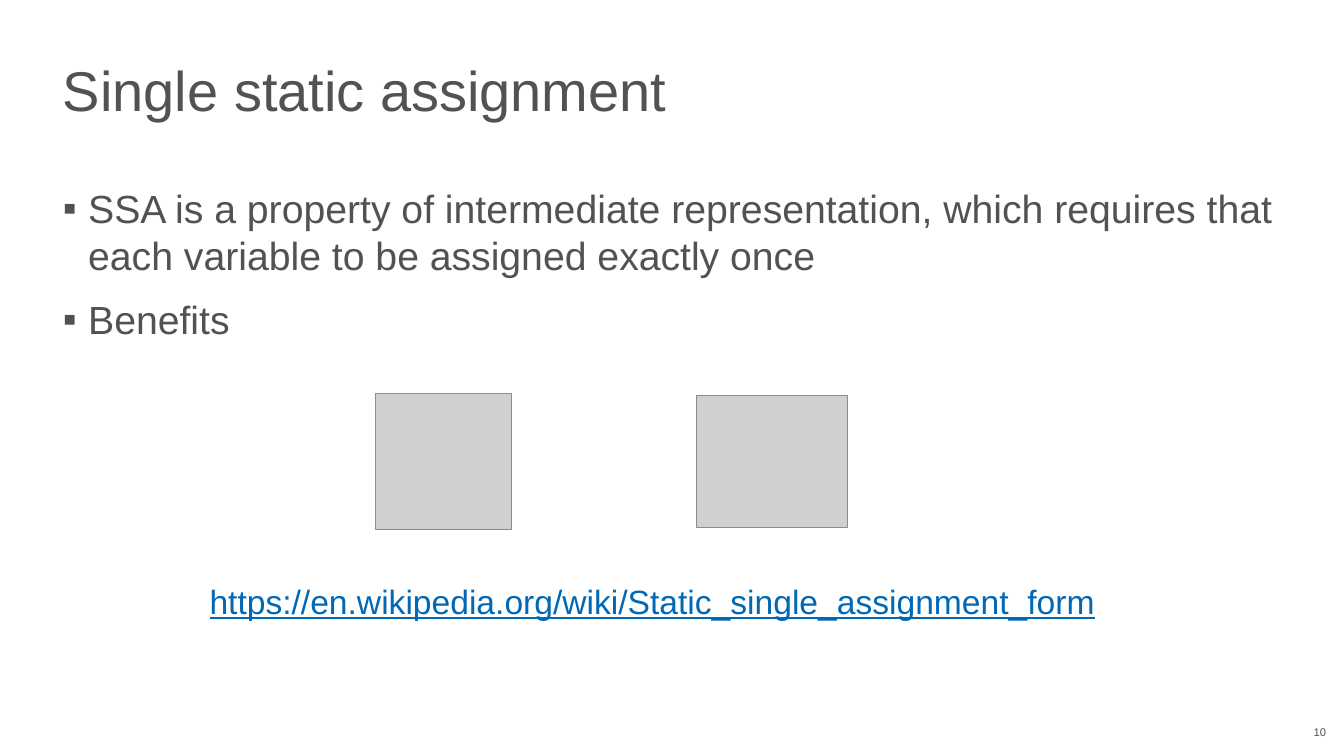
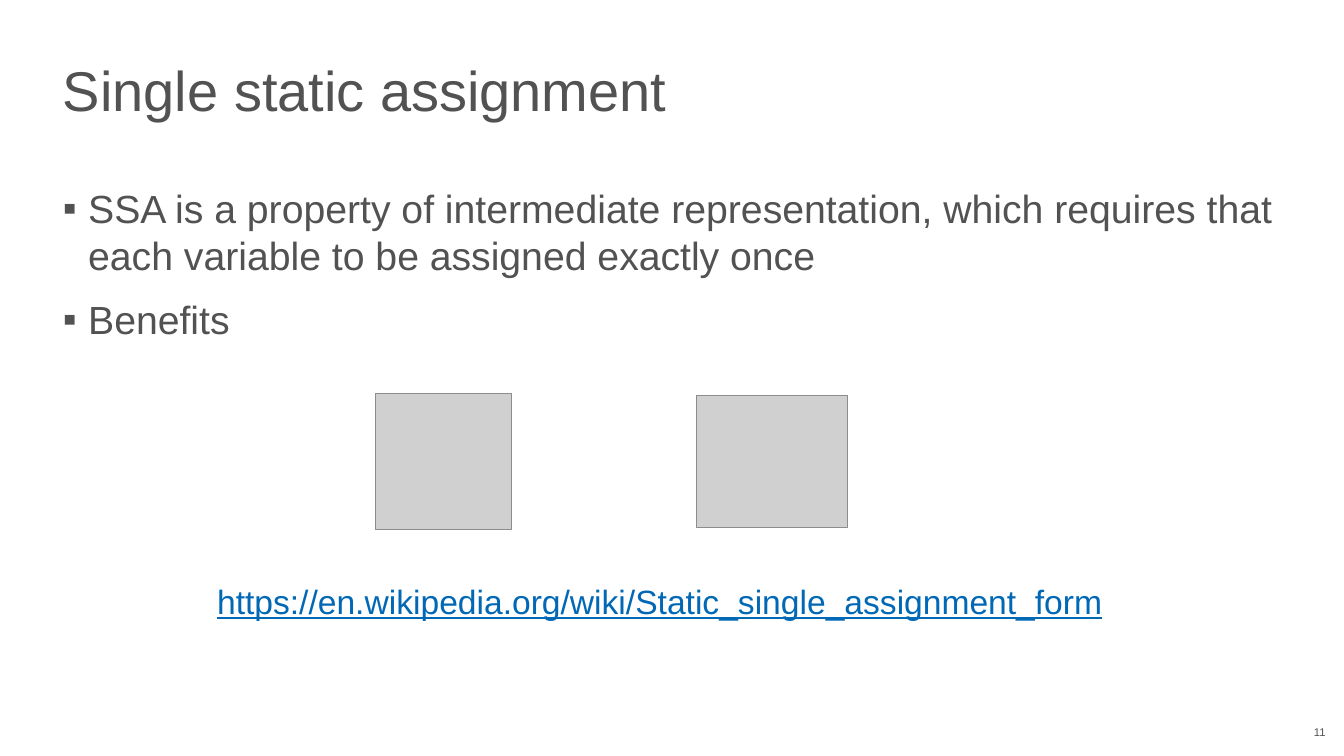
Before and after one commit to NN-complr-tech/Complr-course-lectures, a slide deck: slide 11 of 04-LLVM-IR.pptx (slide 10 before the commit). Drawn at 1344x756 pixels with LibreOffice and Linux fonts; fonts in the diff are those of the drawing; grey boxes stand for pictures. Boxes give left, top, right and bottom in pixels: in the first picture for what was removed or moved away, otherwise in the second. Text is boxed around its words. In the diff, an @@ line names an element or a change of style, - is before the commit and + after.

```diff
--- a/04-LLVM-IR.pptx
+++ b/04-LLVM-IR.pptx
@@ text "https://en.wikipedia.org/wiki/Static_single_assignment_form": place and size @@
-text "https://en.wikipedia.org/wiki/Static_single_assignment_form" at [210,589,1095,621]
+text "https://en.wikipedia.org/wiki/Static_single_assignment_form" at [217,589,1102,621]
@@ page number at [1314,728,1326,736]: text changed @@
-10
+11
```
Also in this commit, not shown: 6 other slides changed, 2 slides added.
